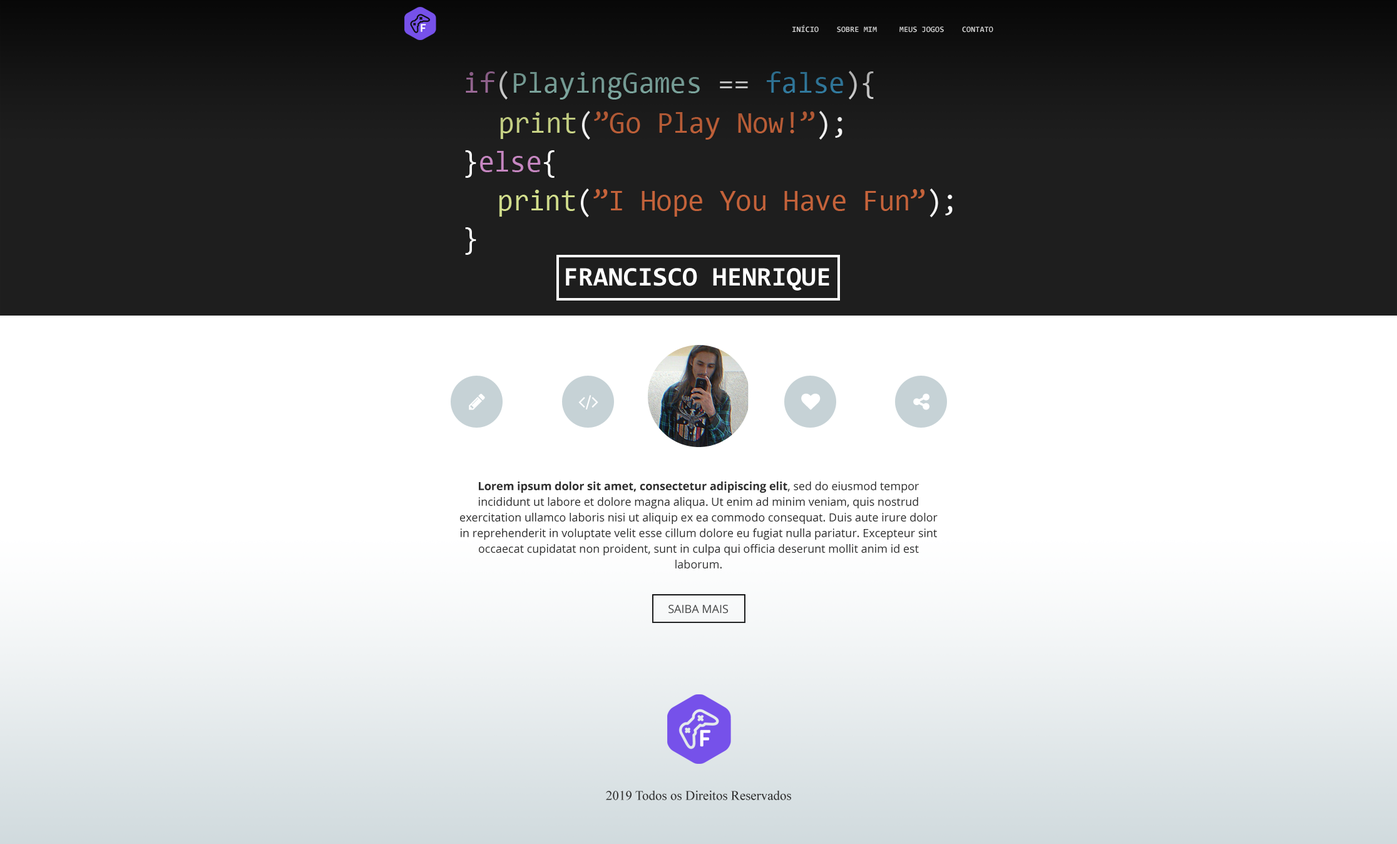
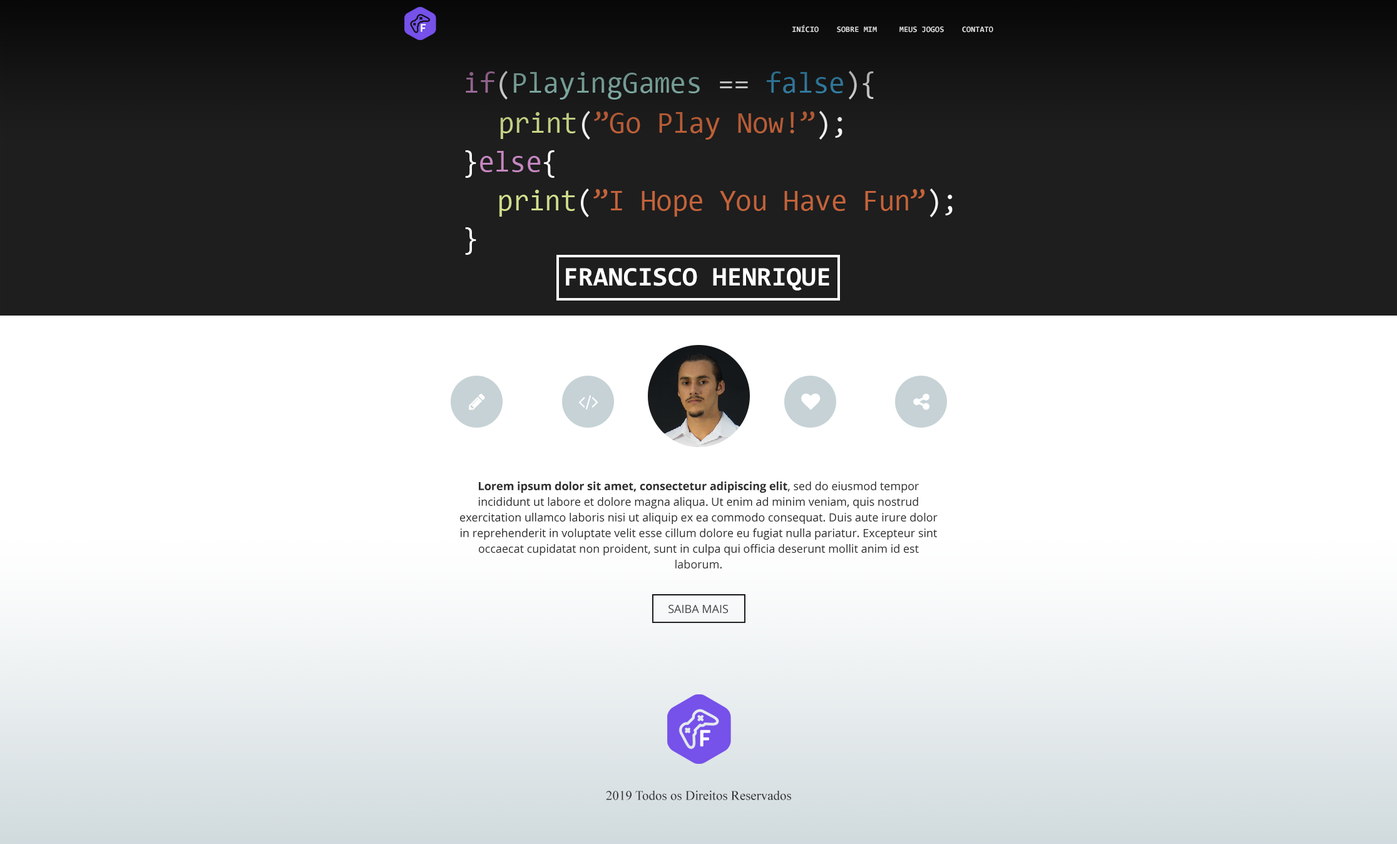
Layered file, before and after one edit (1397x844). Changes by layer:
painted on "Ellipse 2 copy 2" (1st of 2, in "Icones") over 895, 375, 947, 428
painted on "Ellipse 2 copy 2" (2nd of 2, in "Icones") over 784, 375, 836, 428
painted on "Ellipse 2 copy" over 562, 375, 613, 428
painted on "Ellipse 2" over 450, 375, 502, 428
renamed "Layer3" to "Camada 3", painted on it over 601, 344, 809, 448
painted on "Ellipse 1" over 648, 344, 751, 448
